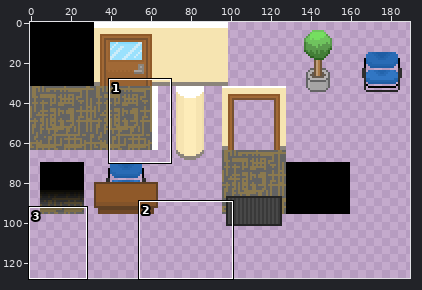
A sprite sheet gets an edit: assets/tilemaps/tiles/risky_tileset.png. Above: a wide view before the commit, with the close-up outlined.
Close-up. First the earlier version:
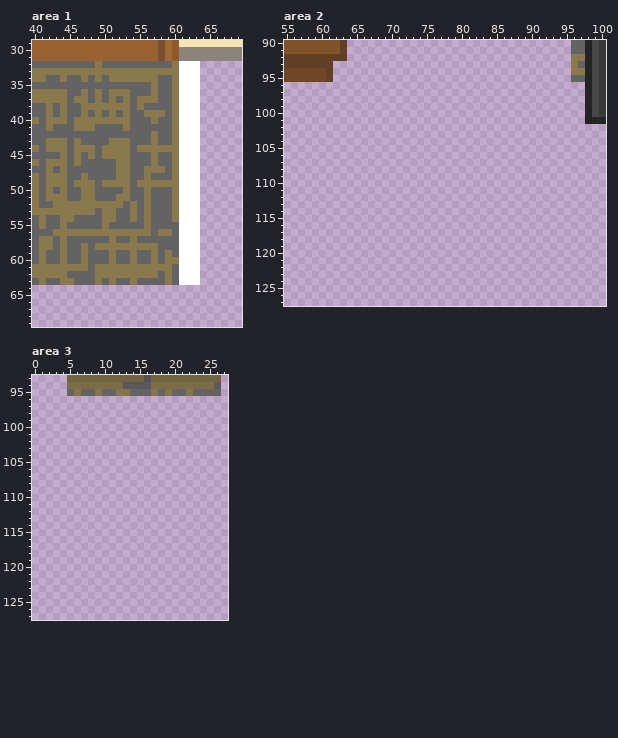
The file is 192x128 pixels. Colours within 5 levels of each other are drawn and written as one. Shown: area 1: x 40..69, y 29..69; area 2: x 55..100, y 90..127; area 3: x 0..27, y 93..127. The wide view leaves out empty margins. The commit also changed other parts of the picture, which this record leaves out.
After:
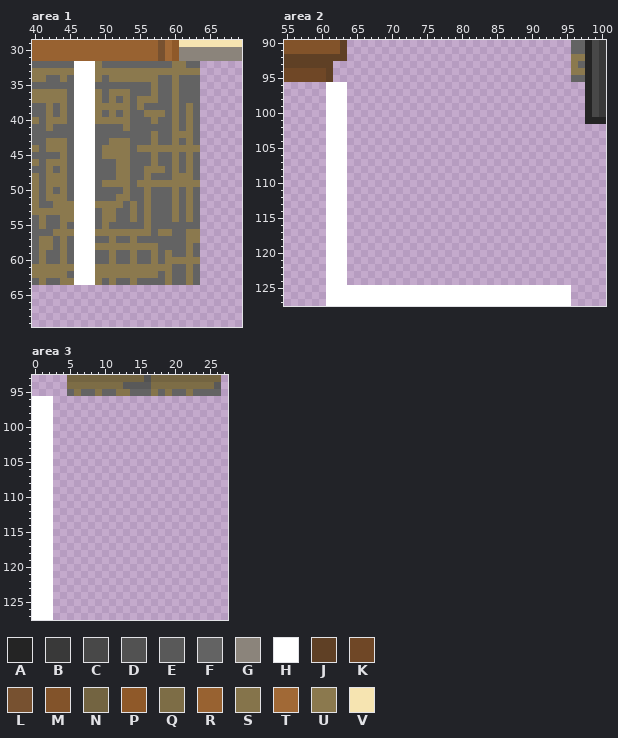
Palette (. is transparent): A #242424  B #393939  C #484848  D #525252  E #595959  F #636363  G #8b847b  H #ffffff  J #5f4025  K #6f4726  L #775130  M #82532a  N #736441  P #8f5929  Q #7d6d46  R #986231  S #85744b  T #a16936  U #8b794e  V #f6e4b1
What changed:
--- area 1
@@ x 40..69 @@
 31 RRRRRRRRRRRRRRRRRRLTPGGGGGGGGG
-32 FFFFFFFFFUFFFFFFFFFFUHHH......
-33 UUUUUUUUUUUUUUUUUUUUUHHH......
-34 UUFFUFFUFUFUUUUUUUFFUHHH......
-35 FFFFFFFFFFFFFFFFFUFFUHHH......
-36 UUUUUFFUFUFUUUFFFUFFUHHH......
-37 UUUUUFUUFUFUFUFUUUFFUHHH......
-38 FFUFUFFUUUUUUUFUFFFFUHHH......
-39 FFUFUFFUFUFUFUFFUUUFUHHH......
-40 UFUUUFUUUUUUUUFFFUFFUHHH......
-41 FFUFFFUUUFFFFUFFFFFFUHHH......
-42 FFFFFFFFFFFFFFFFFUFFUHHH......
-43 FFUUUFUFFFFUUUFFFUFFUHHH......
-44 UFUUUFUUUFUUUUFUUUUUUHHH......
-45 FFFFUFUFUFUUUUFFFUFFUHHH......
-46 UFUUUFUFFFFFUUFFFUFFUHHH......
-47 FFUFUFFFFFFFUUFFUUUFUHHH......
-48 UFUUUFFUFFFFUUFFUFFFUHHH......
-49 UFUUUFUUUFUUUUFUUUUUUHHH......
-50 UFUFUFFUUFFFFUFFUFFFUHHH......
-51 UFUUUFFUUFFFUUFFUFFFUHHH......
-52 UFFUUUUUUUUUUFUFUFFFUHHH......
-53 UUUUUUUUUFUUFFUFUFFFUHHH......
-54 FUFFUUFFFFUUFFUFUFFFUHHH......
-55 FUFFUFFFFFUFFFFFUFFFFHHH......
-56 FFFUUUUUUUUUUUUUUFUUFHHH......
-57 FUUFUFFFFFFUFFUFFFFFFHHH......
-58 FUUFUFFUFUUUUUUUUUFFFHHH......
-59 FUFFUFFUFFFUFFUFFUFUFHHH......
-60 FUFFUFFUFFFUFFUFFUFUUHHH......
-61 UUUUUUUUFUUUUUUUUUUUFHHH......
-62 UUUUUFFFFUUUUUUUUUFUFHHH......
-63 FUFFUUFFFUFUFFUFFFFUFHHH......
+32 FFFFFFHHHUFFFFFFFFFFUUFF......
+33 UUUUUUHHHUUUUUUUUUUUUUUU......
+34 UUFFUFHHHUFUUUUUUUFFUFFF......
+35 FFFFFFHHHFFFFFFFFUFFUFFF......
+36 UUUUUFHHHUFUUUFFFUFFUFFF......
+37 UUUUUFHHHUFUFUFUUUFFUFFF......
+38 FFUFUFHHHUUUUUFUFFFFUFUF......
+39 FFUFUFHHHUFUFUFFUUUFUFUF......
+40 UFUUUFHHHUUUUUFFFUFFUFUF......
+41 FFUFFFHHHFFFFUFFFFFFUFUF......
+42 FFFFFFHHHFFFFFFFFUFFUUUF......
+43 FFUUUFHHHFFUUUFFFUFFUFUF......
+44 UFUUUFHHHFUUUUFUUUUUUUUU......
+45 FFFFUFHHHFUUUUFFFUFFUFUF......
+46 UFUUUFHHHFFFUUFFFUFFUFUF......
+47 FFUFUFHHHFFFUUFFUUUFUFUF......
+48 UFUUUFHHHFFFUUFFUFFFUUUF......
+49 UFUUUFHHHFUUUUFUUUUUUUUU......
+50 UFUFUFHHHFFFFUFFUFFFUFUF......
+51 UFUUUFHHHFFFUUFFUFFFUFUF......
+52 UFFUUUHHHUUUUFUFUFFFUFUF......
+53 UUUUUUHHHFUUFFUFUFFFUFUF......
+54 FUFFUUHHHFUUFFUFUFFFUFUF......
+55 FUFFUFHHHFUFFFFFUFFFFFFF......
+56 FFFUUUHHHUUUUUUUUFUUFFUU......
+57 FUUFUFHHHFFUFFUFFFFFFFUU......
+58 FUUFUFHHHUUUUUUUUUFFFFUF......
+59 FUFFUFHHHFFUFFUFFUFUFFUF......
+60 FUFFUFHHHFFUFFUFFUFUUUUU......
+61 UUUUUUHHHUUUUUUUUUUUFFUF......
+62 UUUUUFHHHUUUUUUUUUFUFFUF......
+63 FUFFUUHHHUFUFFUFFFFUFFUF......
 64 ..............................
--- area 2
@@ x 55..100 @@
  95 KKKKKKJ..................................FFACB
- 96 ...........................................ACB
- 97 ...........................................ACB
- 98 ...........................................ACB
- 99 ...........................................ACB
-100 ...........................................ACB
-101 ...........................................AAA
-102 ..............................................
-103 ..............................................
-104 ..............................................
-105 ..............................................
-106 ..............................................
-107 ..............................................
-108 ..............................................
-109 ..............................................
-110 ..............................................
-111 ..............................................
-112 ..............................................
-113 ..............................................
-114 ..............................................
-115 ..............................................
-116 ..............................................
-117 ..............................................
-118 ..............................................
-119 ..............................................
-120 ..............................................
-121 ..............................................
-122 ..............................................
-123 ..............................................
-124 ..............................................
-125 ..............................................
-126 ..............................................
-127 ..............................................
+ 96 ......HHH..................................ACB
+ 97 ......HHH..................................ACB
+ 98 ......HHH..................................ACB
+ 99 ......HHH..................................ACB
+100 ......HHH..................................ACB
+101 ......HHH..................................AAA
+102 ......HHH.....................................
+103 ......HHH.....................................
+104 ......HHH.....................................
+105 ......HHH.....................................
+106 ......HHH.....................................
+107 ......HHH.....................................
+108 ......HHH.....................................
+109 ......HHH.....................................
+110 ......HHH.....................................
+111 ......HHH.....................................
+112 ......HHH.....................................
+113 ......HHH.....................................
+114 ......HHH.....................................
+115 ......HHH.....................................
+116 ......HHH.....................................
+117 ......HHH.....................................
+118 ......HHH.....................................
+119 ......HHH.....................................
+120 ......HHH.....................................
+121 ......HHH.....................................
+122 ......HHH.....................................
+123 ......HHH.....................................
+124 ......HHH.....................................
+125 ......HHHHHHHHHHHHHHHHHHHHHHHHHHHHHHHHHHH.....
+126 ......HHHHHHHHHHHHHHHHHHHHHHHHHHHHHHHHHHH.....
+127 ......HHHHHHHHHHHHHHHHHHHHHHHHHHHHHHHHHHH.....
--- area 3
@@ x 0..4 @@
  95 .....
- 96 .....
- 97 .....
- 98 .....
- 99 .....
-100 .....
-101 .....
-102 .....
-103 .....
-104 .....
-105 .....
-106 .....
-107 .....
-108 .....
-109 .....
-110 .....
-111 .....
-112 .....
-113 .....
-114 .....
-115 .....
-116 .....
-117 .....
-118 .....
-119 .....
-120 .....
-121 .....
-122 .....
-123 .....
-124 .....
-125 .....
-126 .....
-127 .....
+ 96 HHH..
+ 97 HHH..
+ 98 HHH..
+ 99 HHH..
+100 HHH..
+101 HHH..
+102 HHH..
+103 HHH..
+104 HHH..
+105 HHH..
+106 HHH..
+107 HHH..
+108 HHH..
+109 HHH..
+110 HHH..
+111 HHH..
+112 HHH..
+113 HHH..
+114 HHH..
+115 HHH..
+116 HHH..
+117 HHH..
+118 HHH..
+119 HHH..
+120 HHH..
+121 HHH..
+122 HHH..
+123 HHH..
+124 HHH..
+125 HHH..
+126 HHH..
+127 HHH..
